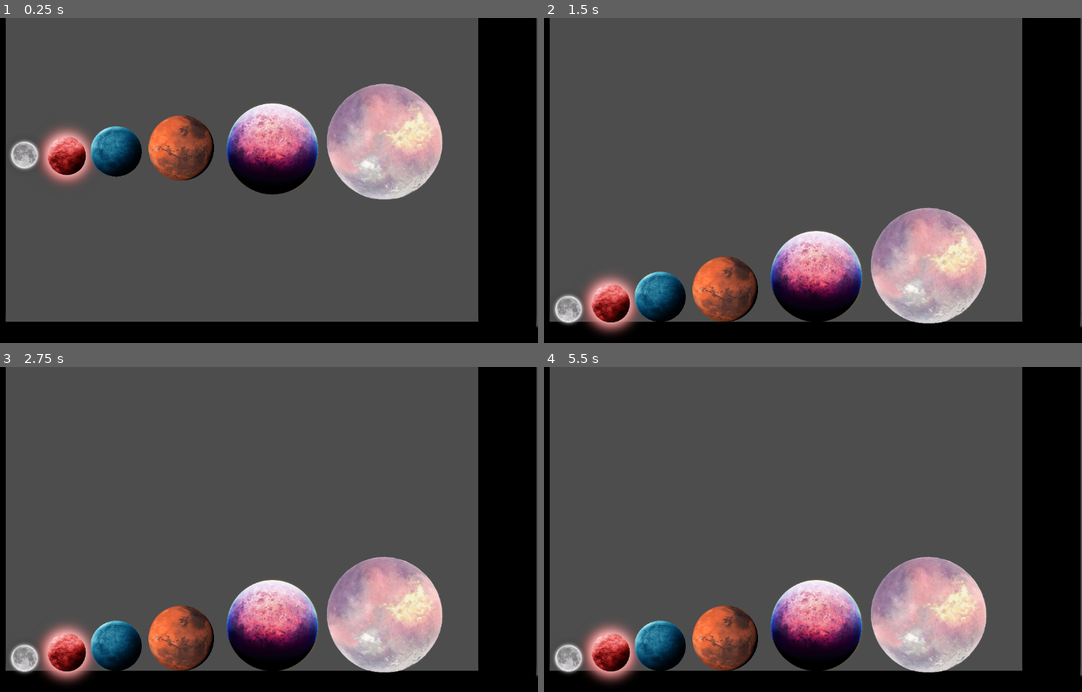
Above: before the commit, frames 1-4 (two rows, left to right).
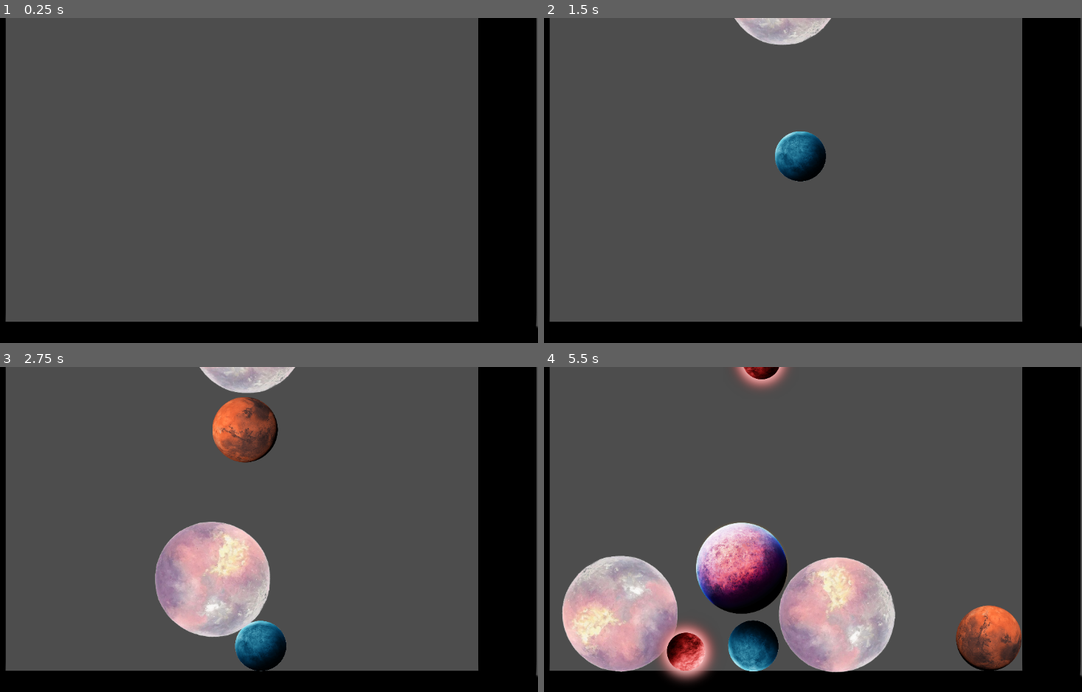
Above: after the commit, the same moments.

Repository: 6thAce/marbel-merger
Game: Godot game, scene res://main.tscn
Same seed, same stepped clock (60 frames per second), same inputs: the game is played once before the commit and once after it. The engine's default icon, where the game draws it, is replaced by a stand-in: a white triangle on a blue panel in a dark square.
Inputs (mouse positions are in pixels of both pictures, inside the frame that each line leads up to):
- Up to frame 1 (0.25 s): no input
- Up to frame 2 (1.5 s): move the mouse to (915, 167) at 0.52 s; hold Right (ui_right) 0.53-1.28 s; click (915, 167) at 0.67 s; move the mouse to (667, 200) at 1.27 s; hold Left (ui_left) from 1.28 s (still down); click (667, 200) at 1.42 s
- Up to frame 3 (2.75 s): move the mouse to (301, 461) at 2.02 s; release Left (ui_left) at 2.03 s; hold Right (ui_right) from 2.03 s (still down); click (301, 461) at 2.17 s
- Up to frame 4 (5.5 s): move the mouse to (759, 597) at 2.77 s; click (759, 597) at 2.92 s; move the mouse to (963, 581) at 3.52 s; release Right (ui_right) at 3.53 s; hold Left (ui_left) from 3.53 s (still down); click (963, 581) at 3.67 s; move the mouse to (608, 484) at 4.27 s; click (608, 484) at 4.42 s; move the mouse to (818, 532) at 5.02 s; click (818, 532) at 5.17 s

The runs differ from the first frame. In frame 1, 15% of the frame differs, in the area x 1-83%, y 20-56%; in frame 2, 17%; in frame 3, 22%; in frame 4, 27%, in the area x 1-89%, y 0-98%.

Commit message:
Ball spawning added

Diff:
--- a/ball2.tscn
+++ b/ball2.tscn
@@ -5,7 +5,7 @@
 [sub_resource type="CircleShape2D" id="CircleShape2D_qswyg"]
 radius = 65.00769
 
-[node name="ball3" type="RigidBody2D"]
+[node name="ball2" type="RigidBody2D"]
 
 [node name="Sprite2D" type="Sprite2D" parent="."]
 scale = Vector2(0.25, 0.25)
--- a/ball4.tscn
+++ b/ball4.tscn
@@ -5,7 +5,7 @@
 [sub_resource type="CircleShape2D" id="CircleShape2D_5isnn"]
 radius = 90.005554
 
-[node name="ball3" type="RigidBody2D"]
+[node name="ball4" type="RigidBody2D"]
 
 [node name="Sprite2D" type="Sprite2D" parent="."]
 scale = Vector2(0.12, 0.12)
--- a/main.gd
+++ b/main.gd
@@ -1,11 +1,49 @@
 extends Node2D
 
+@onready var spawner = $BallSpawner
+var ball_scenes = [
+	preload("res://ball0.tscn"),
+	preload("res://ball1.tscn"),
+	preload("res://ball2.tscn"),
+	preload("res://ball3.tscn"),
+	preload("res://ball4.tscn"),
+	preload("res://ball5.tscn")
+]
 
-# Called when the node enters the scene tree for the first time.
-func _ready() -> void:
-	pass # Replace with function body.
+var preview_ball: Node2D = null
+var can_move = true
 
+func _ready():
+	spawn_preview()
 
-# Called every frame. 'delta' is the elapsed time since the previous frame.
-func _process(delta: float) -> void:
-	pass
+# Create a preview ball at spawner
+func spawn_preview():
+	var BallScene = ball_scenes[randi() % ball_scenes.size()]
+	preview_ball = BallScene.instantiate()
+	preview_ball.position = spawner.position
+	preview_ball.freeze = true  # stops all physics
+	add_child(preview_ball)
+
+func _process(delta):
+	if preview_ball and can_move:
+		if Input.is_action_pressed("ui_left"):
+			preview_ball.position.x -= 200 * delta
+		if Input.is_action_pressed("ui_right"):
+			preview_ball.position.x += 200 * delta
+
+func _input(event):
+	if event is InputEventMouseButton and event.pressed:
+		drop_ball()
+
+	if event is InputEventScreenTouch and event.pressed:
+		drop_ball()
+
+func drop_ball():
+	if preview_ball:
+		preview_ball.freeze = false
+		preview_ball = null
+		can_move = false
+		# Wait a short delay, then allow next ball
+		await get_tree().create_timer(0.5).timeout
+		can_move = true
+		spawn_preview()
--- a/main.tscn
+++ b/main.tscn
@@ -1,13 +1,7 @@
-[gd_scene load_steps=9 format=3 uid="uid://cc6lrqdv51sht"]
+[gd_scene load_steps=3 format=3 uid="uid://cc6lrqdv51sht"]
 
 [ext_resource type="Script" uid="uid://bill4kdpkvshf" path="res://main.gd" id="1_5vw27"]
 [ext_resource type="PackedScene" uid="uid://bmi4l8isf2vaf" path="res://backgroung.tscn" id="1_ig7tw"]
-[ext_resource type="PackedScene" uid="uid://dem7sn5vpcpx0" path="res://ball1.tscn" id="2_0xm2m"]
-[ext_resource type="PackedScene" uid="uid://dn0bkncduyfsg" path="res://ball0.tscn" id="3_272bh"]
-[ext_resource type="PackedScene" uid="uid://dmh855alp8erh" path="res://ball2.tscn" id="4_5vw27"]
-[ext_resource type="PackedScene" uid="uid://da3f7w6w23chk" path="res://ball4.tscn" id="5_kek77"]
-[ext_resource type="PackedScene" uid="uid://b6gpitykrcbhg" path="res://ball5.tscn" id="6_4c57u"]
-[ext_resource type="PackedScene" uid="uid://dlypir5dynwuy" path="res://ball3.tscn" id="7_efxa6"]
 
 [node name="Main" type="Node2D"]
 position = Vector2(-32, -28)
@@ -24,21 +18,3 @@
 
 [node name="BallSpawner" type="Marker2D" parent="."]
 position = Vector2(604, -32)
-
-[node name="ball" parent="." instance=ExtResource("2_0xm2m")]
-position = Vector2(263, 269)
-
-[node name="ball2" parent="." instance=ExtResource("3_272bh")]
-position = Vector2(181, 268)
-
-[node name="ball3" parent="." instance=ExtResource("4_5vw27")]
-position = Vector2(487, 254)
-
-[node name="ball4" parent="." instance=ExtResource("5_kek77")]
-position = Vector2(665, 256)
-
-[node name="ball5" parent="." instance=ExtResource("6_4c57u")]
-position = Vector2(882, 244)
-
-[node name="ball6" parent="." instance=ExtResource("7_efxa6")]
-position = Vector2(360, 261)
